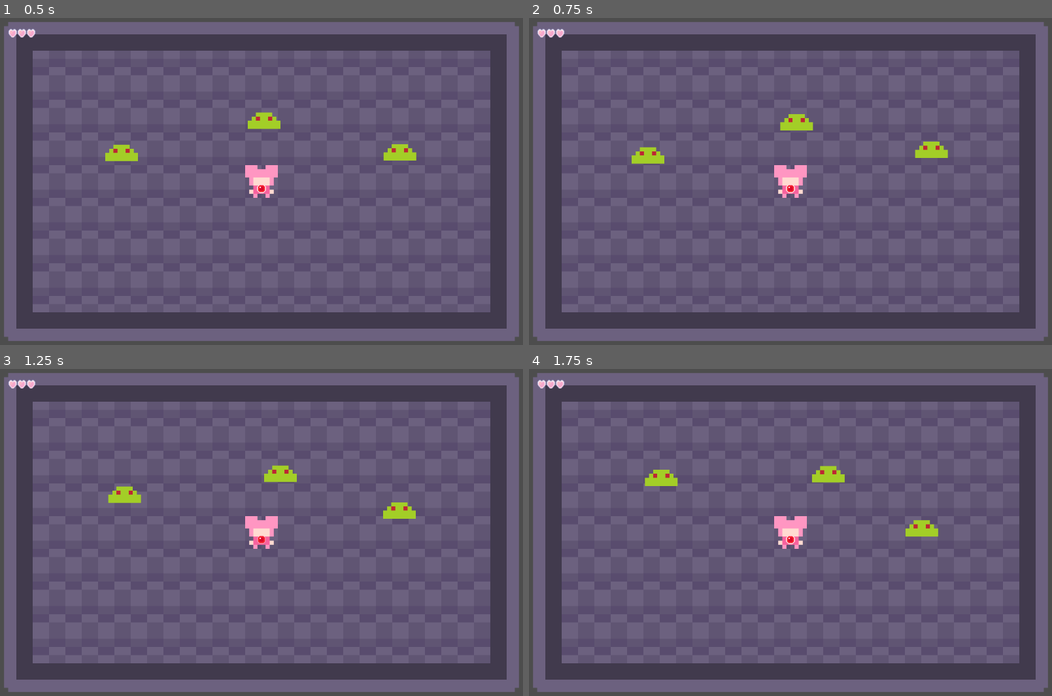
Above: before the commit, frames 1-4 (two rows, left to right).
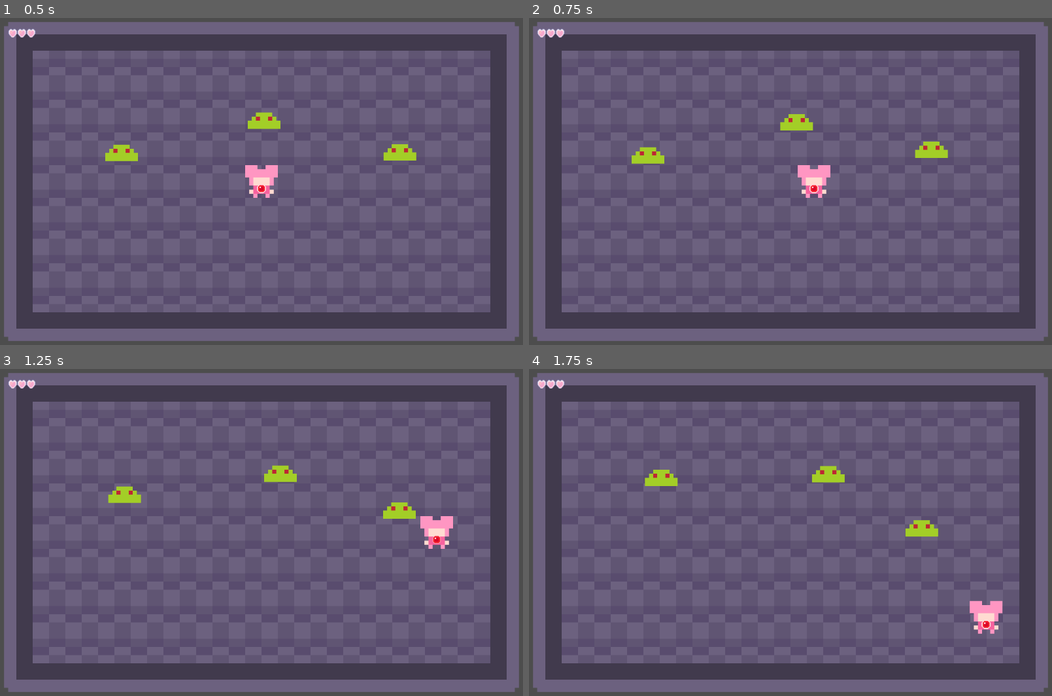
Above: after the commit, the same moments.

Repository: MagicalMegaDev/Magical-Persona-Repo
Game: Godot game, scene res://Assets/Scenes/main.tscn
Two runs of this game, one before a commit and one after it. Both use one fixed random seed, a clock stepped at 60 frames per second and the inputs below.
Inputs:
- Up to frame 1 (0.5 s): no input
- Up to frame 2 (0.75 s): tap Enter at 0.5 s; hold D (move_right) from 0.53 s (still down); tap Space (speed) at 0.6 s
- Up to frame 3 (1.25 s): keep holding D (move_right)
- Up to frame 4 (1.75 s): release D (move_right) at 1.28 s; hold S (move_down) from 1.28 s (still down); tap Space (speed) at 1.35 s

Frame 1 is identical in both runs. In frame 2, 0.8% of the frame differs, in the area x 46-58%, y 45-55%; in frame 3, 0.9%; in frame 4, 0.9%, in the area x 46-91%, y 45-81%.
Error before the commit: Invalid access to property or key 'name' on a base object of type 'Nil'. (res://Assets/Scripts/State)

Commit message:
Fixed null bug

Diff:
--- a/Assets/Scripts/State Machines/StateMachine.gd
+++ b/Assets/Scripts/State Machines/StateMachine.gd
@@ -5,14 +5,14 @@
 var current_state:State #The currently active state
 var my_owner:Node
 
-@export var starting_state:State
+@export var starting_state:State = null
 
 func _ready():
 	my_owner = get_parent()
 	for child in get_children():
 		if child is State:
 			add_state(child)
-	if(states.has(starting_state.name)):
+	if(starting_state and states.has(starting_state.name)):
 		current_state = starting_state
 	else:
 		if(states.size() != 0):
